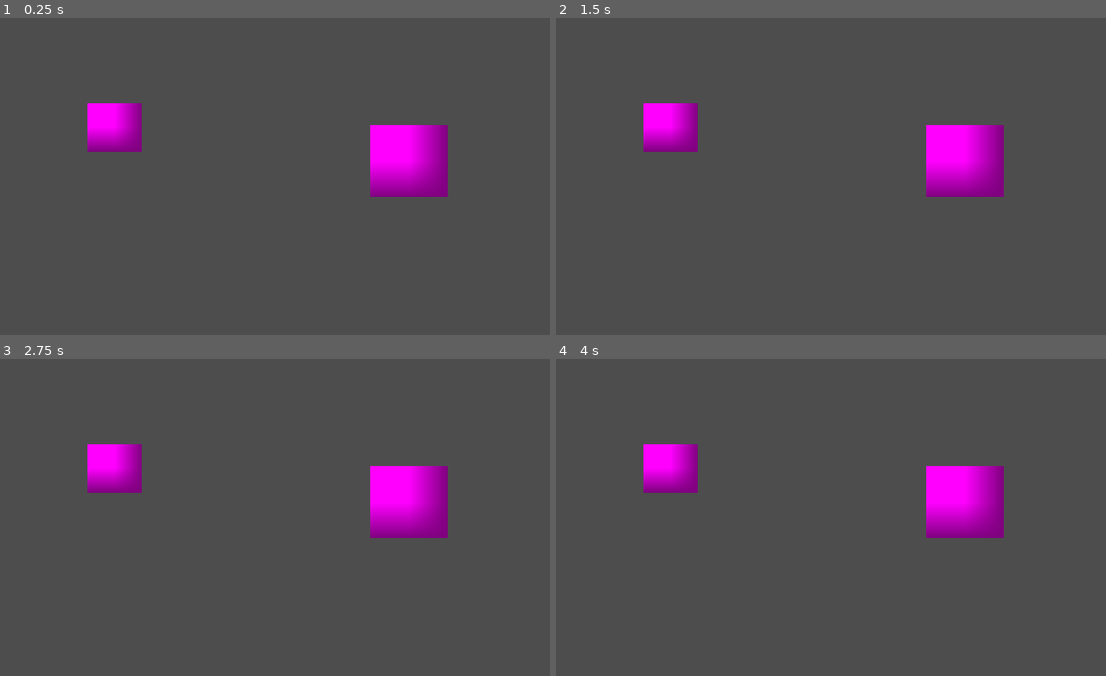
Above: before the commit, frames 1-4 (two rows, left to right).
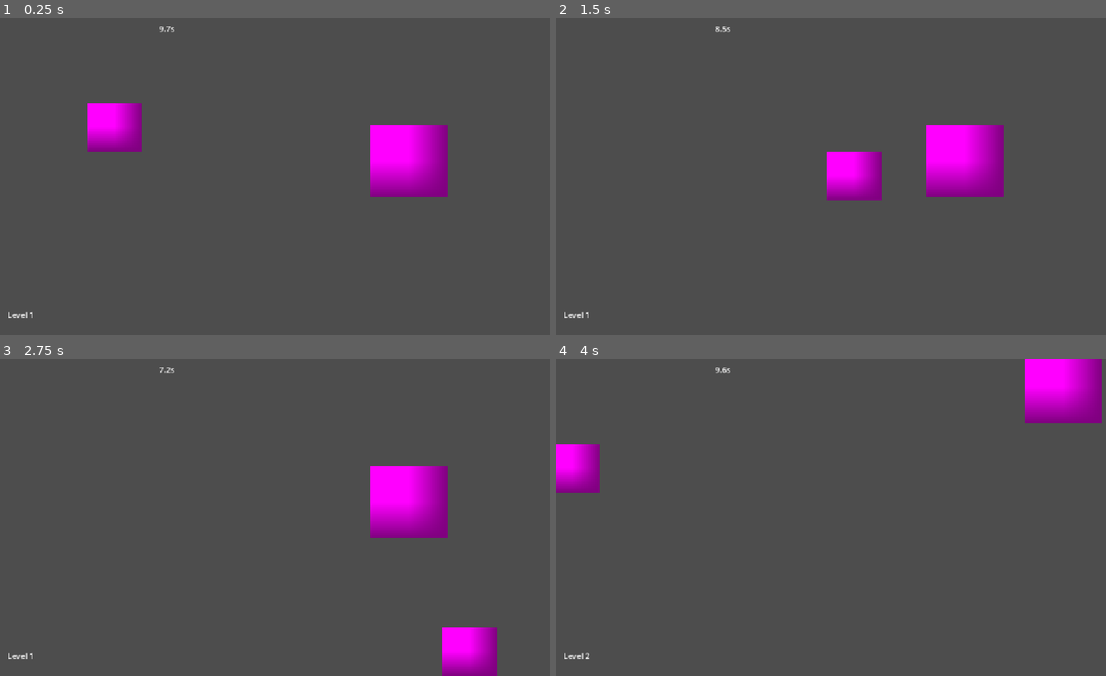
Above: after the commit, the same moments.

Repository: Rithunyaa/haven_charlotte
Game: Godot game, scene res://level1.tscn
The game is run twice, just before and just after one commit, with the same random seed, the same clock (stepped at 60 frames per second) and the same inputs. Before the commit the project has no main scene; this scene is started directly in both runs.
Inputs:
- Up to frame 1 (0.25 s): no input
- Up to frame 2 (1.5 s): tap Enter at 0.5 s; hold Right (ui_right) 0.53-1.28 s; hold Down (ui_down) from 1.28 s (still down)
- Up to frame 3 (2.75 s): release Down (ui_down) at 2.03 s; hold Right (ui_right) from 2.03 s (still down)
- Up to frame 4 (4 s): release Right (ui_right) at 2.78 s; hold Up (ui_up) 2.78-3.53 s; hold Left (ui_left) from 3.53 s (still down)

The runs differ from the first frame. In frame 1, less than 0.1% of the frame differs, in the area x 1-32%, y 2-95%; in frame 2, 3.1%; in frame 3, 3.1%; in frame 4, 8.8%, in the area x 0-100%, y 0-95%.

Commit message:
Added basic code
for player movement and randomizing target object placement

Diff:
--- /dev/null
+++ b/haven/game_manager.gd
@@ -0,0 +1,107 @@
+extends Node
+
+@export var player_path: NodePath
+@export var target_path: NodePath
+@export var darkness_overlay_path: NodePath
+@export var timer_label_path: NodePath
+@export var level_label_path: NodePath
+
+@onready var player: CharacterBody2D = get_node(player_path)
+@onready var target: Area2D = get_node(target_path)
+@onready var darkness_overlay: CanvasModulate = get_node(darkness_overlay_path)
+@onready var timer_label: RichTextLabel = get_node(timer_label_path)
+@onready var level_label: RichTextLabel = get_node(level_label_path)
+
+# Game configuration variables
+var current_level: int = 1
+var max_time: float = 10.0
+var time_left: float = 10.0
+var darkness_level: float = 0.0 # 0.0 is clear, 1.0 is pitch black
+var spawn_position: Vector2 = Vector2.ZERO
+
+func _ready() -> void:
+	if player:
+		spawn_position = player.global_position
+
+	# Connect target overlap signal safely via code
+	if target and not target.body_entered.is_connected(_on_target_body_entered):
+		target.body_entered.connect(_on_target_body_entered)
+
+	reset_round_timer()
+	update_hud()
+
+func _process(delta: float) -> void:
+	time_left -= delta
+
+	if time_left <= 0.0:
+		fail_round()
+
+	update_hud()
+
+func update_hud() -> void:
+	if timer_label:
+		timer_label.text = str(snapped(time_left, 0.1)) + "s"
+	if level_label:
+		level_label.text = "Level " + str(current_level)
+
+func fail_round() -> void:
+	# Pull player back to start
+	if player:
+		player.global_position = spawn_position
+
+	# Increase darkness and decrease time limit for the next attempt
+	darkness_level += 0.25 # Darkens by 25% each fail (dies at 4 fails)
+	max_time = max(2.0, max_time - 2.0) # Reduce time, minimum 2 seconds
+
+	# Check for Game Over condition (screen completely dark)
+	if darkness_level >= 1.0:
+		trigger_game_over()
+		return
+
+	# Apply darkness color transition (from white/clear to black)
+	var gray_value = clamp(1.0 - darkness_level, 0.0, 1.0)
+	darkness_overlay.color = Color(gray_value, gray_value, gray_value, 1.0)
+
+	reset_round_timer()
+
+func reset_round_timer() -> void:
+	time_left = max_time
+
+func _on_target_body_entered(body: Node2D) -> void:
+	if body == player:
+		advance_level()
+
+func advance_level() -> void:
+	current_level += 1
+
+	# Reset darkness and time when successfully completing a level
+	darkness_level = 0.0
+	darkness_overlay.color = Color(1, 1, 1, 1)
+	max_time = 10.0
+
+	# Move target to a new random location
+	randomize_target_position()
+
+	# Reset player to spawn
+	if player:
+		player.global_position = spawn_position
+
+	reset_round_timer()
+	print("You survived...")
+
+func randomize_target_position() -> void:
+	var random_x = randf_range(-300, 300)
+	var random_y = randf_range(-300, 300)
+	target.global_position = spawn_position + Vector2(random_x, random_y)
+
+func trigger_game_over() -> void:
+	print("Restarting...")
+	current_level = 1
+	darkness_level = 0.0
+	max_time = 10.0
+	darkness_overlay.color = Color(1, 1, 1, 1)
+
+	if player:
+		player.global_position = spawn_position
+
+	reset_round_timer()
--- a/haven/level1.tscn
+++ b/haven/level1.tscn
@@ -1,4 +1,7 @@
 [gd_scene format=3 uid="uid://blu8x2ipgj3no"]
+
+[ext_resource type="Script" uid="uid://dpag2kjscpvig" path="res://player.gd" id="1_dopym"]
+[ext_resource type="Script" uid="uid://c4ln3d7scab7g" path="res://game_manager.gd" id="1_jwv3a"]
 
 [sub_resource type="CircleShape2D" id="CircleShape2D_lgp48"]
 radius = 79.31149
@@ -23,6 +26,7 @@
 debug_color = Color(0.5346562, 0, 0.12045958, 0.41960785)
 
 [node name="Player" type="CharacterBody2D" parent="." unique_id=1741416139]
+script = ExtResource("1_dopym")
 
 [node name="Sprite2D" type="Sprite2D" parent="Player" unique_id=1363798486]
 position = Vector2(234.00002, 222.625)
@@ -71,3 +75,11 @@
 offset_bottom = 50.0
 
 [node name="GameManager" type="Node" parent="." unique_id=90576343]
+script = ExtResource("1_jwv3a")
+player_path = NodePath("../Player")
+target_path = NodePath("../Target_Object")
+darkness_overlay_path = NodePath("../DarknessOverlay")
+timer_label_path = NodePath("../CanvasLayer/Control/Timer_Label")
+level_label_path = NodePath("../CanvasLayer/Control/Level_Label")
+
+[connection signal="body_entered" from="Target_Object" to="GameManager" method="_on_target_object_body_entered"]
--- /dev/null
+++ b/haven/player.gd
@@ -0,0 +1,16 @@
+extends CharacterBody2D
+
+@export var speed: float = 500.0
+
+func _physics_process(delta: float) -> void:
+	# Get movement input from Arrow keys or WASD
+	var direction := Vector2.ZERO
+	direction.x = Input.get_axis("ui_left", "ui_right")
+	direction.y = Input.get_axis("ui_up", "ui_down")
+
+	# Normalize direction so diagonal movement isn't faster
+	direction = direction.normalized()
+
+	# Apply velocity and move the character using Godot's built-in collision
+	velocity = direction * speed
+	move_and_slide()
--- a/haven/project.godot
+++ b/haven/project.godot
@@ -11,7 +11,8 @@
 [application]
 
 config/name="Haven"
-config/features=PackedStringArray("4.7", "Forward Plus")
+run/main_scene="uid://blu8x2ipgj3no"
+config/features=PackedStringArray("4.6", "Forward Plus")
 config/icon="res://icon.svg"
 
 [display]
Not shown, added: haven/game_manager.gd.uid
Not shown, added: haven/player.gd.uid
